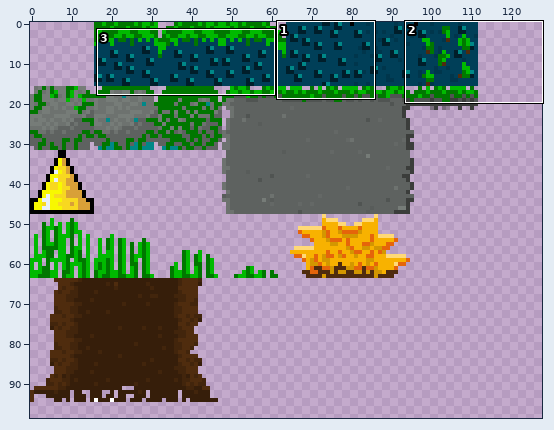
Sprite sheet -- resources/img/alientileset.png. Above: a wide view before the commit, with the close-up outlined.
Close-up. Old version:
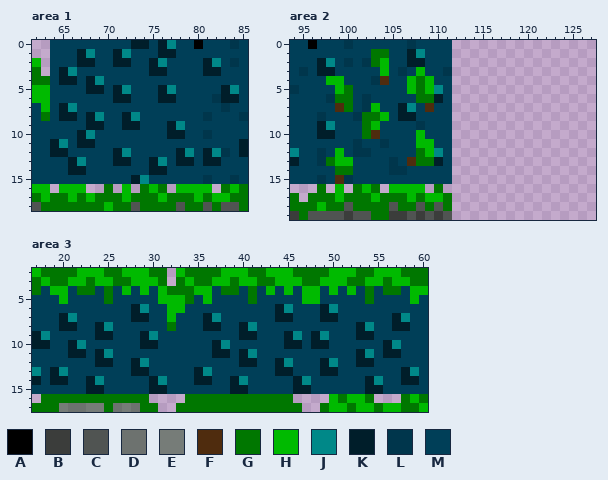
The file is 128x128 pixels. Pixels under 10% opacity are left out. Colours within 5 levels of each other are drawn and written as one. Shown: area 1: x 62..85, y 0..18; area 2: x 94..127, y 0..19; area 3: x 17..60, y 2..17. The wide view leaves out empty margins. The commit also changed other parts of the picture, which this record leaves out.
Palette (. is transparent): A #000000  B #3b3d3b  C #505452  D #6d726f  E #767c78  F #4f2c0e  G #007700  H #00ba00  J #008888  K #001e2a  L #00364c  M #003f58
Pixels before, area 1, first column x 62:
 0 ..MMMMMMMMMKKMKJMMAMMMLM
 1 ..MMMKJMMKJMMMKKMMMMMMMM
 2 H.MMMKKMMKKMMKJMMMMKJMLM
 3 G.MKJMMMMMMMMKKMMMMKKMMM
 4 GGMKKMKJMMMMMMMMMMMMMMMM
 5 HHMMMMKKMKJMMMKJMMMMMKJM
 6 HHMMMMMMMKKMMMKKMMMMLKKM
 7 MHMKJMMMMMMMMMMMMMMMMLMM
 8 MGMKKMKJMMKJMMMMMMMLMMML
 9 MMMMMMKKMMKKMMMKJMMMMMMM
10 MMMMMKJMMMMMMMMKKMMLMMMM
11 MMKJMKKMMMMMMMMMMMMMMMMK
12 MMKKMMMMMKJMMMMMKJMKJLMK
13 MMMMKJMMMKKMMKJMKKMKKMMM
14 MMMMKKMMMMMMMKKMMMMMMMMM
15 MMMMMMMMMMMKJMMMMMMLMMLM
16 HH.HHH..G.H.GHG.HHHH.GHG
17 GHGGHGHGGGHGGGHGGGHGHHGG
18 CGGGGGGGHGGCGGGGCGGCGCCG
Pixels before, area 2, first column x 94:
 0 MMAMMMLMMMMMMLMMMM
 1 MMMMMMMMMGGMMKJMMM
 2 MMMKJMLMLGHMMKKMMM
 3 MLMKKMMMMMHMLMHMML
 4 MMMMHHMMMLFMMHGHMM
 5 LMMMMHGMMMMMMHGHJM
 6 MMMMLGGMLMMMMMGGKM
 7 MMMMMFGMLHMMKJMFMM
 8 MMMLMMMLGGHMKKMMMM
 9 MMMKJMMMGHMMMMLMMM
10 MMMKKMMMGFMMMMHMMM
11 MMMMMMMLMMLMMMHHMM
12 JMMLMHMLLMMMMMGHJM
13 KMMLGHHMMMMLMFGGKM
14 MMMMMGGMMMMLLMMMMM
15 MMMLMFLMMMMMMMMMMM
16 ...G.H.GHG.HHHH.G.
17 G.GGGHGGGHGGGHGHHG
18 GGGHGGCGGGGCGGCGCG
19 BGCCCCBCCGGBBCBCBC
Pixels before, area 3, first column x 17:
 2 HGGGGHHHGGHHHGG.HGGGGHHHGGHHHGGGGHHHGGHHHGGG
 3 GHGGHHGHHGGHHHG.GHGGHHGHHGGHHHGGHHHGGHHGHHGG
 4 GMHHMGGMGMHMHMHGGGHHMGGMGMHMHMHHMHMHMGMGGMHH
 5 MMMHMMMMGMMMMMHHHGMHMMMMGMMMMMHHMMMMMGMMMMHM
 6 MMMMMMMMMMMKJMMHHMMMMMMMMMMKJMMMKJMMMMMMMMMM
 7 MMMKJMMMMMMKKMMHMMMKJMMMMMMKKMMMKKMMMMMMKJMM
 8 MMMKKMMKJMMMMMMGMMMKKMMKJMMMMMMMMMMMKJMMKKMM
 9 KJMMMMMKKMMMKJMMMMMMMMMKKMMMKJMKJMMMKKMMMMMM
10 KKMMKJMMMMMMKKMMMMMMKJMMMMMMKKMKKMMMMMMKJMMM
11 MMMMKKMKJMMMMMMMMMMMKKMKJMMMMMMMMMMMKJMKKMMM
12 MMMMMMMKKMMKJMMMMMMMMMMKKMMKJMMMKJMMKKMMMMMM
13 JMKJMMMMMMMKKMMMMMKJMMMMMMMKKMMMKKMMMMMMMKJM
14 KMKKMMKJMMMMMKJMMMKKMMKJMMMMMKJMMMMMMKJMMKKM
15 MMMMMMKKMMMMMKKMMMMMMMKKMMMMMKKMMMMMMKKMMMMM
16 .GGGGGGGGGGGG....GGGGGGGGGGGG....HGHHG...GHG
17 GGGEDDEEGDEDGG..GGGGGGGGGGGGGG..GHHGHHGHHGGH
The same view after the edit:
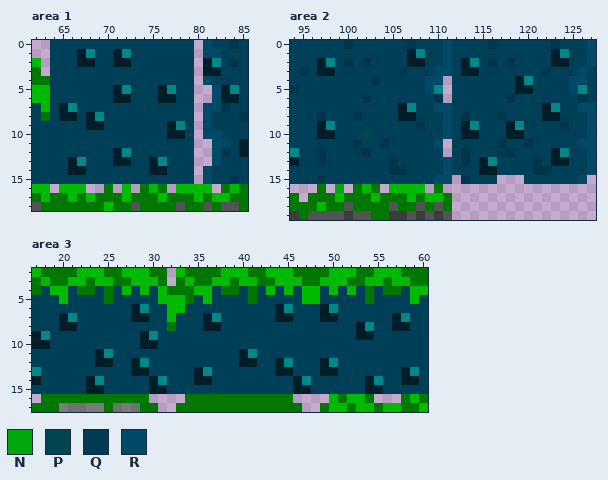
Colours new in this view: N #00a70d  P #004550  Q #003b52  R #004a68
The edit:
Changed rows in their new state; - is an unchanged pixel.
Area 1:
first column x 64:
 0 ---------MM-MM--.R--
 1 ------------MM--.RR-
 2 -----------MM---.---
 3 -MM--------MM---.---
 4 -MM-MM----------.R--
 5 ----MM----------..R-
 6 ----------------..R-
 7 ----------------.RR-
 8 --------MM------.R--
 9 --------MM------.R--
10 ---MM-----------.RR-
11 MM-MM-----------..RR
12 MM------------MM..R-
13 --------------MM..R-
14 ----------------.R--
15 ---------MM-----.R--
Area 2:
first column x 96:
 0 M--------------RMMMMLMMMMMMLMMMR
 1 -------MM------RMMMMMMMMMMMKJMMR
 2 -------MM------RMKJMLMLMMMMKKMMR
 3 --------M---M-RRMKKMMMMMMMLMMMRM
 4 --MM----M--MMRR.MMMMMMMKJMMMMRRM
 5 ---MM------MMR-.MMMMMMMKKMMMMRJM
 6 --MMM-------MML.MMMMMMLMMMMMMMLM
 7 ---MM-MM-----MRRMMMMMMMMMMKJMMRR
 8 ------MMM------RMLMMMLMMMMKKMMMR
 9 ------MM-------RMKJMMMKJMMMMLMMR
10 ------PM----M--RMKKMMMKKMMMMMMMR
11 ------------MMR.MMMMMLMMLMMMMMRR
12 ---M-Q------MMM.MLMMMQLMMMMKJMMR
13 --MMM------MMMMRMLMKJMMMMLMKKMMR
14 ---MM----------RMMMKKMMMMLLMMMMR
15 ---MM---------RR-LMMM---MMMMMMR-
16 ---N----------------------------
Area 3:
first column x 19:
 8 -----MM--------------MM----------------
 9 -----MM--------------MM---MM-MM--------
10 --MM--------------MM------MM-MM------MM
11 --MM--------------MM--------------MM-MM
12 ----------------------------------MM---
13 MM-------------------------------------
14 MM------------------MM-----------------
15 --------------------MM-----------------
Boxes around the changes in both close-ups, in picture pixels (x1, y1, x2, y2):
changed: (50, 40, 230, 184)
changed: (308, 40, 596, 193)
changed: (50, 322, 113, 385)
changed: (212, 322, 329, 394)
changed: (356, 340, 401, 367)
